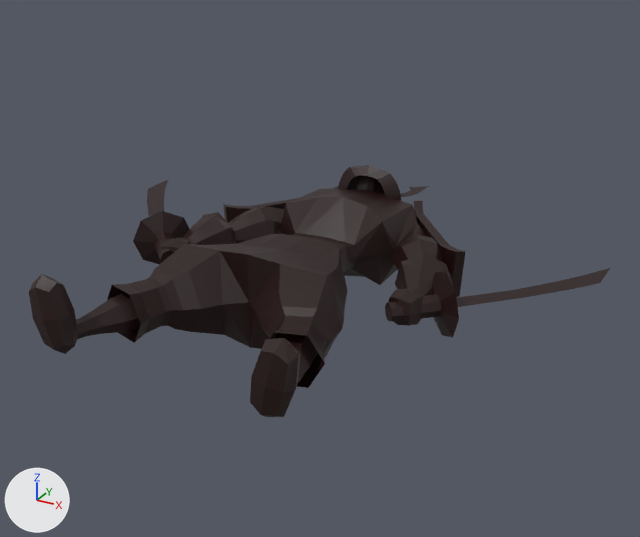
Two versions of the Blender file Blender/Modèle/Personnages/Samourai/samourai.blend, one commit apart.
The view is the same before and after, from a 50 mm lens placed at (8.31, -14.18, 7.19), pointed at (0.29, 0.41, -0.1). Every picture has the same lights, and +X, +Y and +Z are marked at lower left.
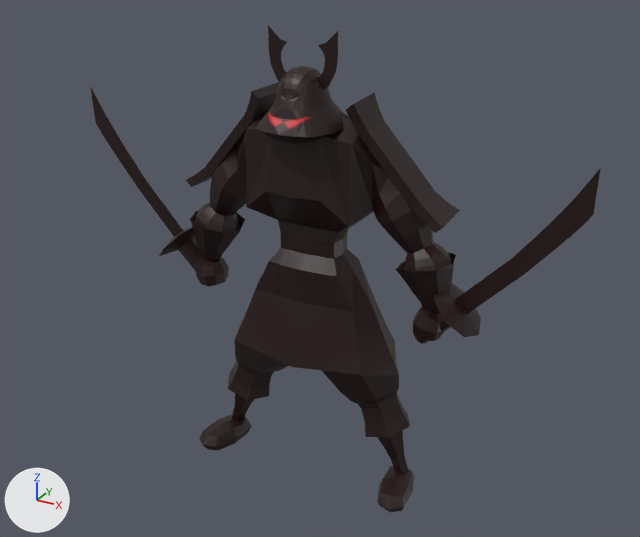
What the commit changed:
Object 'Cylinder.002' (ob_cylinder_002) moves from (-3.34, -0.21, -0.49) to (-3.34, 1.15, -0.31).
Object 'Cylinder.002' (ob_cylinder_002) turns from (0, -178, 0) to (88, 0, 176) degrees about x, y and z.
Object 'Cylinder.001' (ob_cylinder_001) moves from (3.21, -0.21, 0.52) to (3.21, 0.16, -0.56).
Object 'Cylinder.001' (ob_cylinder_001) turns from (0, 0, 0) to (90, 0, 0) degrees about x, y and z.
Object 'Sphere' (ob_sphere) moves from (0.0, 3.49, 0.38) to (0.0, 0.26, 3.14).
Object 'Sphere' (ob_sphere) turns from (0, 0, 0) to (90, 0, 0) degrees about x, y and z.
Object 'Cube' (ob_cube) moves from (0.0, 0.0, 0.0) to (0.0, 0.67, -0.35).
Object 'Cube' (ob_cube) turns from (0, 0, 0) to (90, 0, 0) degrees about x, y and z.

Boxes (x1, y1, x2, y2) around the edits, measured in the pictures (640 x 537 px):
'Cube', moved, turned
    before: (29, 186, 465, 417)
    after: (186, 82, 460, 512)
'Cylinder.001', moved, turned
    before: (385, 268, 610, 337)
    after: (413, 168, 601, 344)
'Sphere', moved, turned
    before: (338, 165, 429, 200)
    after: (257, 25, 344, 143)
'Cylinder.002', moved, turned
    before: (133, 180, 189, 265)
    after: (90, 86, 205, 273)
